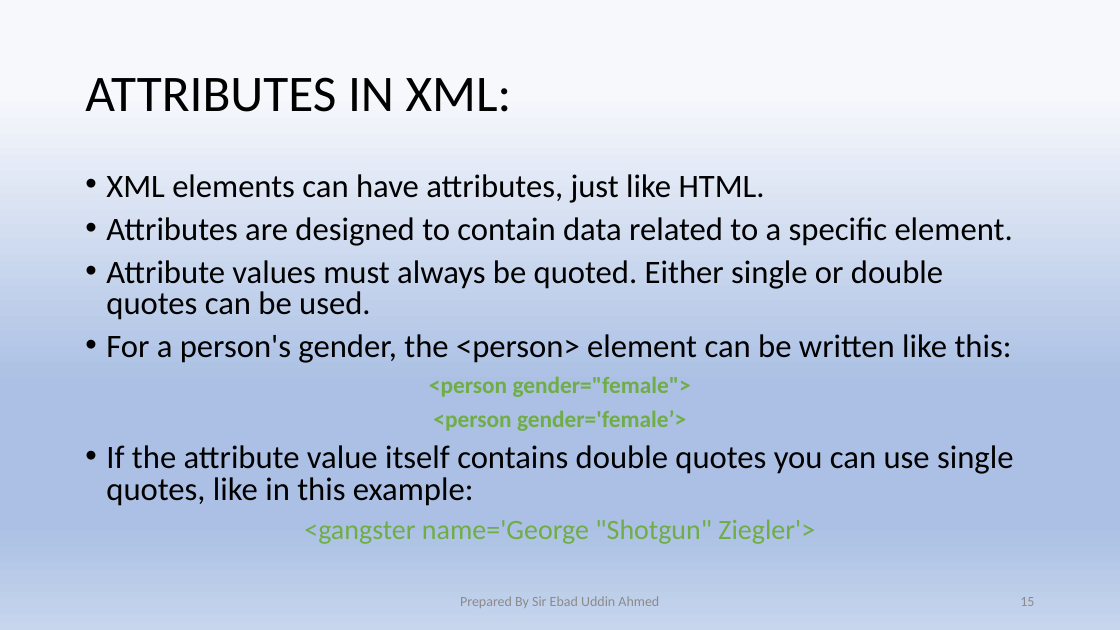
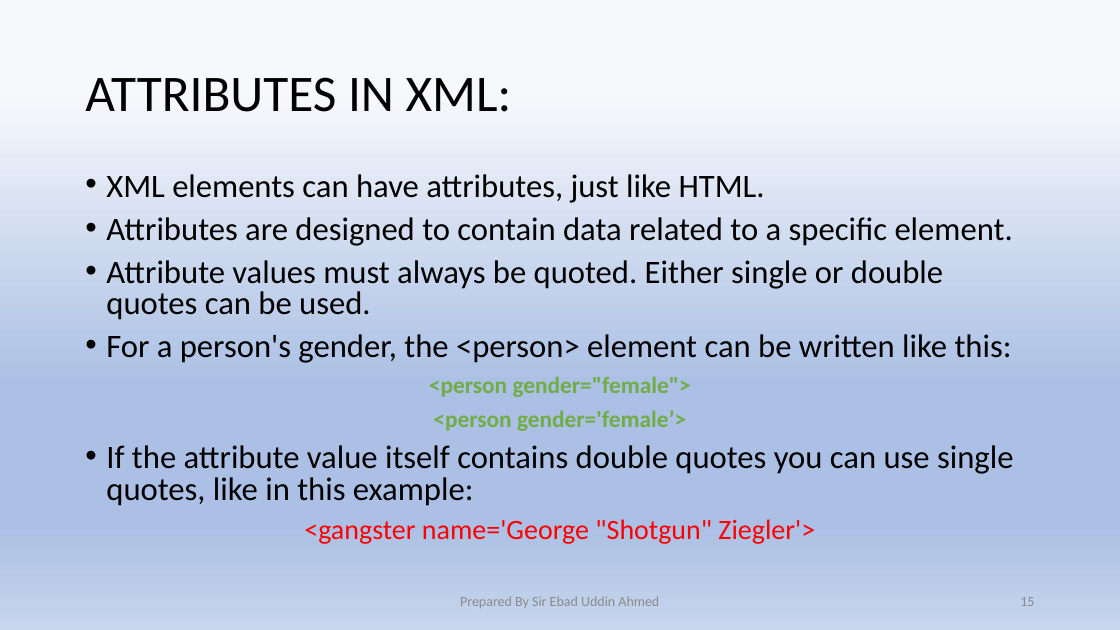
Before and after one commit to Ebad-uddin/Documentation, a slide deck: slide 15 of XML.pptx. Drawn at 1120x630 pixels with LibreOffice and Linux fonts; fonts in the diff are those of the drawing. Boxes give left, top, right and bottom in pixels: in the first picture for what was removed or moved away, otherwise in the second. Text is boxed around its words. In the diff, an @@ line names an element or a change of style, - is before the commit and + after.

```diff
--- a/XML.pptx
+++ b/XML.pptx
@@ text at <box>304,519,815,544</box>: text colour #70AD47 to #FF0000 in "<gangster name='George "Shotgun" Ziegler'>" @@
```
Also in this commit, not shown: 3 other slides changed, 3 other files.
